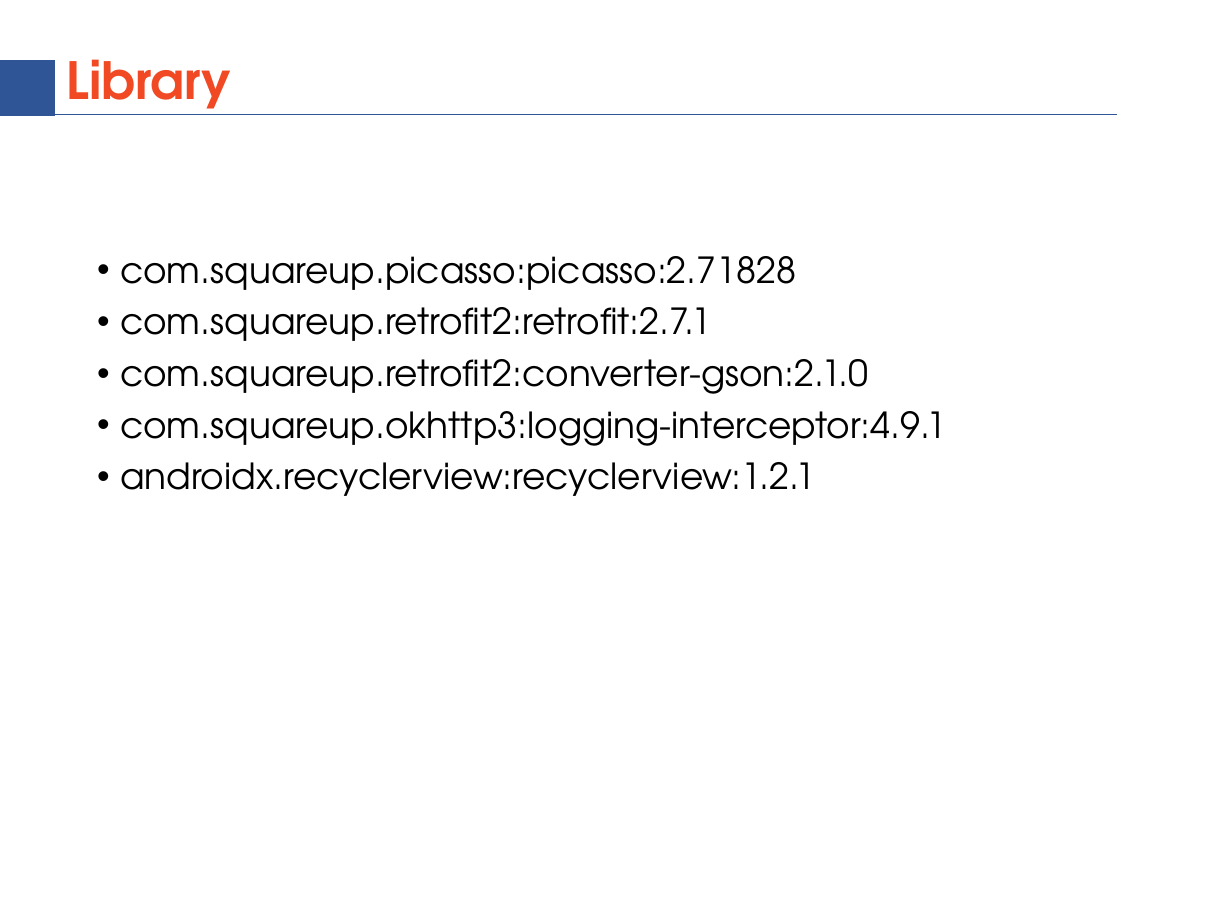
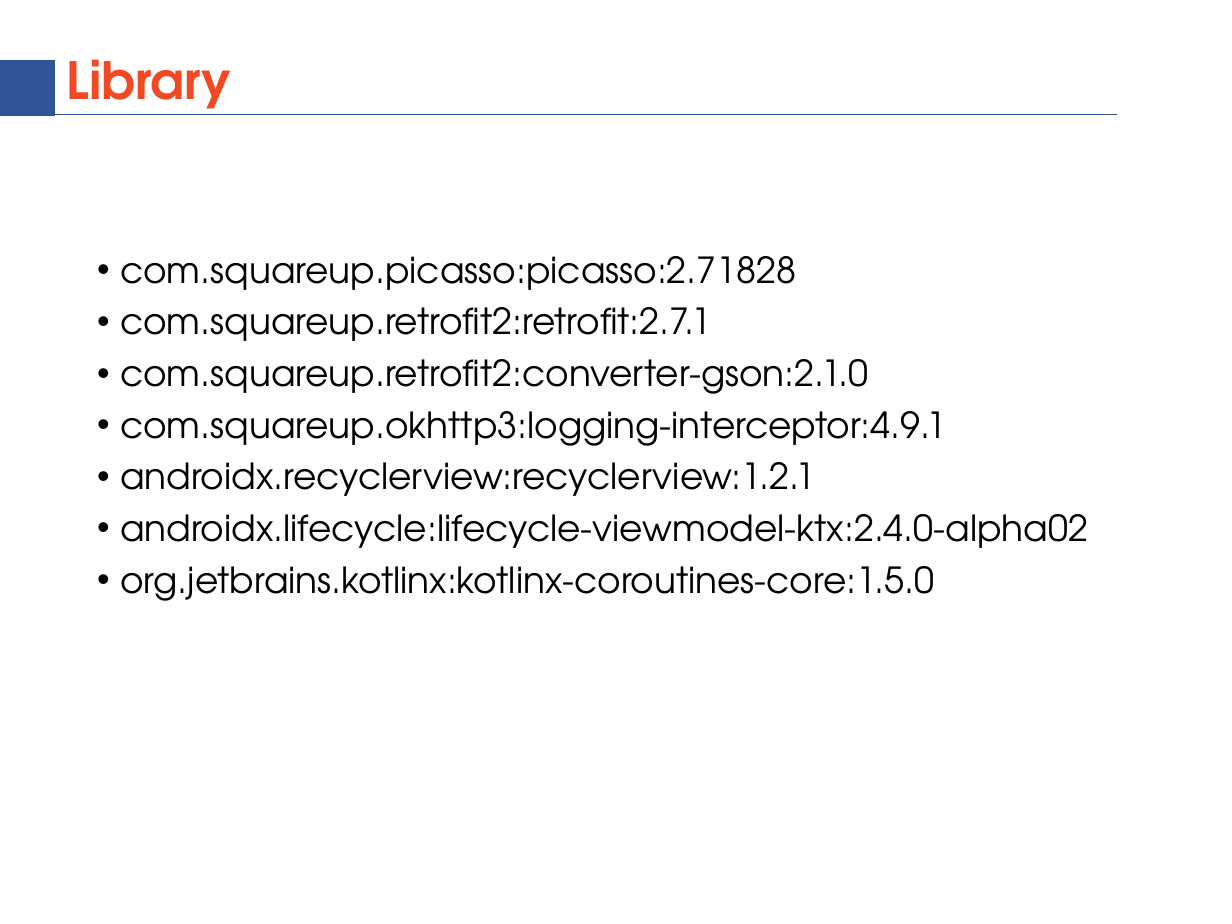
Before and after one commit to tamtps/TrainingProject, a slide deck: slide 5 of TPS Final Report.pptx (slide 3 before the commit). Drawn at 1232x924 pixels with LibreOffice and Linux fonts; fonts in the diff are those of the drawing; background and template pictures are left out. Boxes give left, top, right and bottom in pixels: in the first picture for what was removed or moved away, otherwise in the second. Text is boxed around its words. In the diff, an @@ line names an element or a change of style, - is before the commit and + after.

```diff
--- a/TPS Final Report.pptx
+++ b/TPS Final Report.pptx
@@ text at (120, 514, 1088, 601): paragraphs added @@
+• androidx.lifecycle:lifecycle-viewmodel-ktx:2.4.0-alpha02
+• org.jetbrains.kotlinx:kotlinx-coroutines-core:1.5.0
```
Also in this commit, not shown: 1 other slide changed, 3 slides added, 1 other file.
